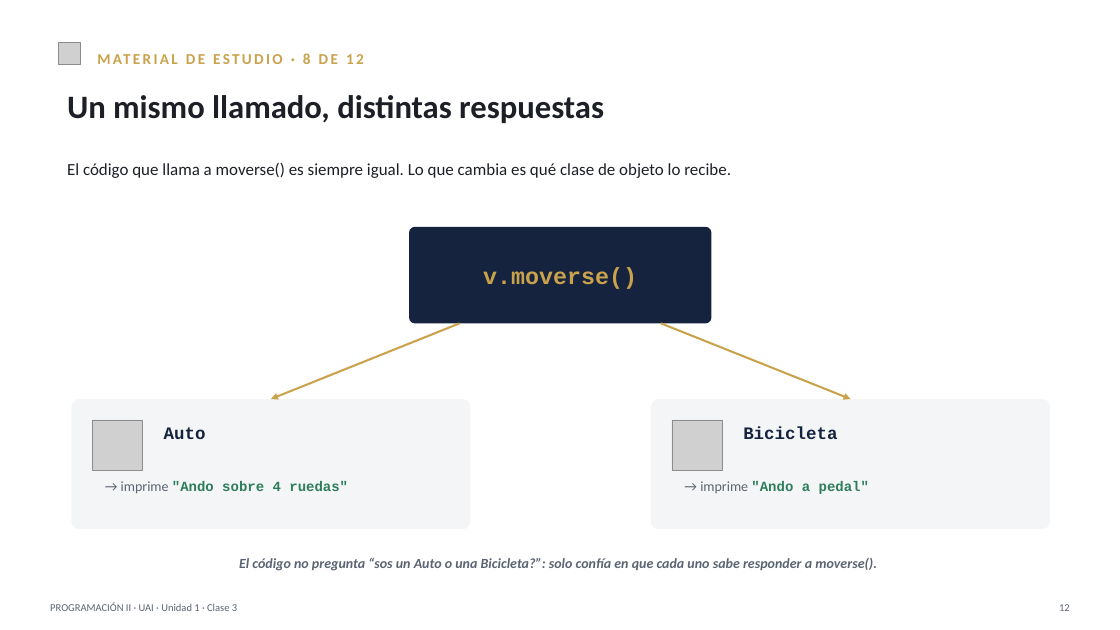
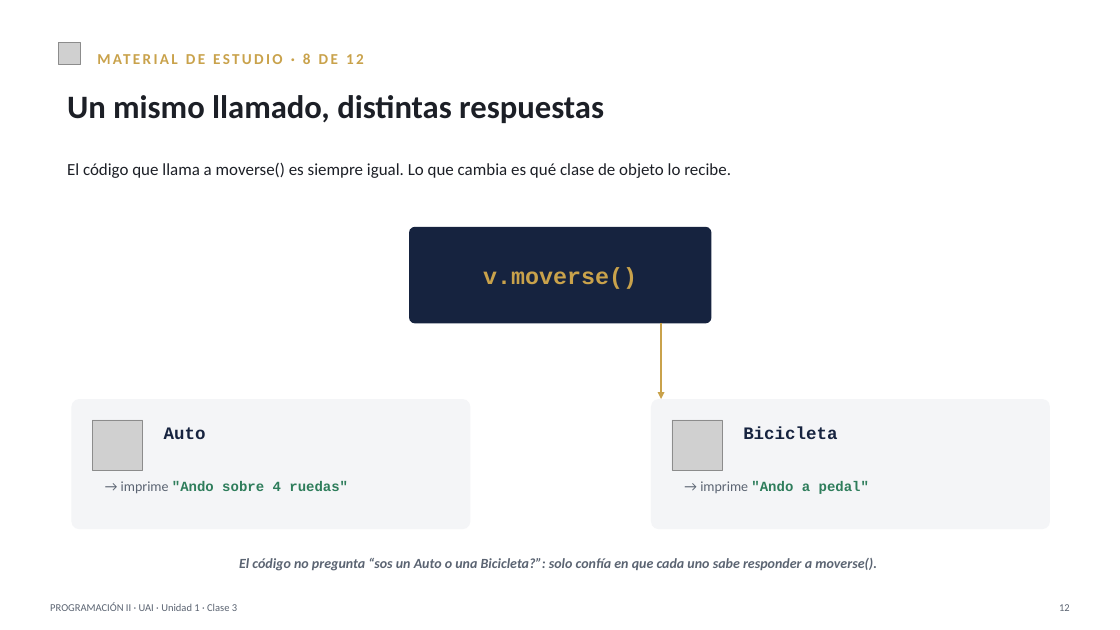
Before and after one commit to coedomaximiliano/COL-PII-2026-2, a slide deck: slide 12 of CLASES/CLASE 03/Clase03_Unidad1_Abstraccion_Objetos_Herencia_Historia_Python.pptx. Drawn at 1120x630 pixels with LibreOffice and Linux fonts; fonts in the diff are those of the drawing; grey boxes stand for pictures. Boxes give left, top, right and bottom in pixels: in the first picture for what was removed or moved away, otherwise in the second. Text is boxed around its words. In the diff, an @@ line names an element or a change of style, - is before the commit and + after.

```diff
--- a/CLASES/CLASE 03/Clase03_Unidad1_Abstraccion_Objetos_Herencia_Historia_Python.pptx
+++ b/CLASES/CLASE 03/Clase03_Unidad1_Abstraccion_Objetos_Herencia_Historia_Python.pptx
@@ arrow removed from (460, 323) to (271, 399) @@
@@ arrow moved from (661, 323) - (850, 399) to (661, 323) - (661, 399) @@
```
Also in this commit, not shown: 1 other slide changed.
